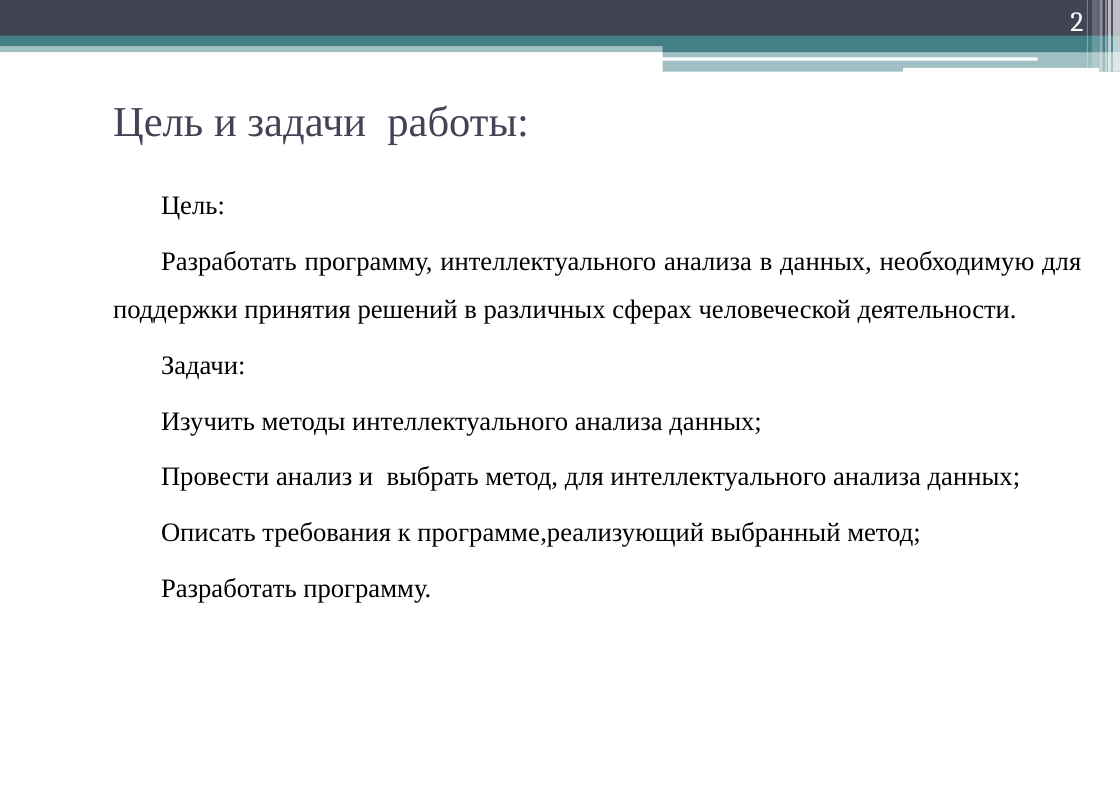
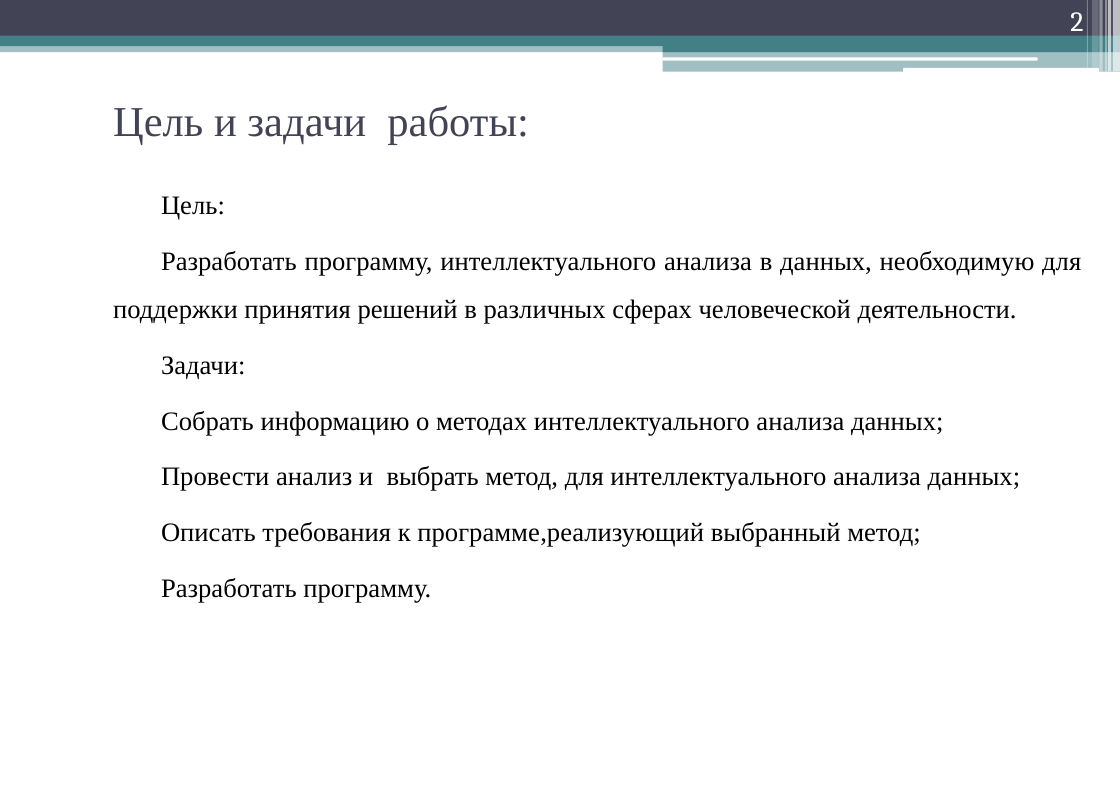
Before and after one commit to geper/DOC_decision_trees, a slide deck: slide 2 of Prezent.pptx. Drawn at 1120x792 pixels with LibreOffice and Linux fonts; fonts in the diff are those of the drawing. Boxes give left, top, right and bottom in pixels: in the first picture for what was removed or moved away, otherwise in the second. Text is boxed around its words. In the diff, an @@ line names an element or a change of style, - is before the commit and + after.

```diff
--- a/Prezent.pptx
+++ b/Prezent.pptx
@@ text at [161, 411, 943, 435]: text changed @@
-Изучить методы интеллектуального анализа данных;
+Собрать информацию о методах интеллектуального анализа данных;
```
Also in this commit, not shown: 1 other slide changed, 6 other files.
